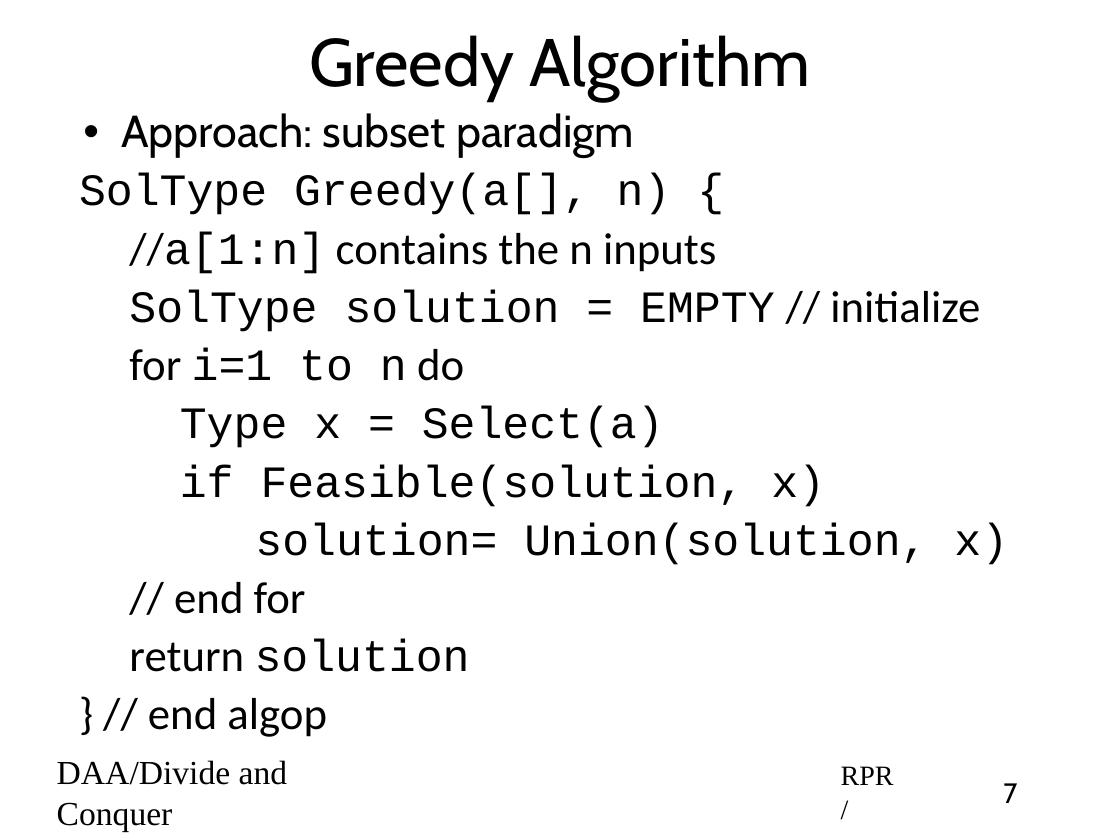
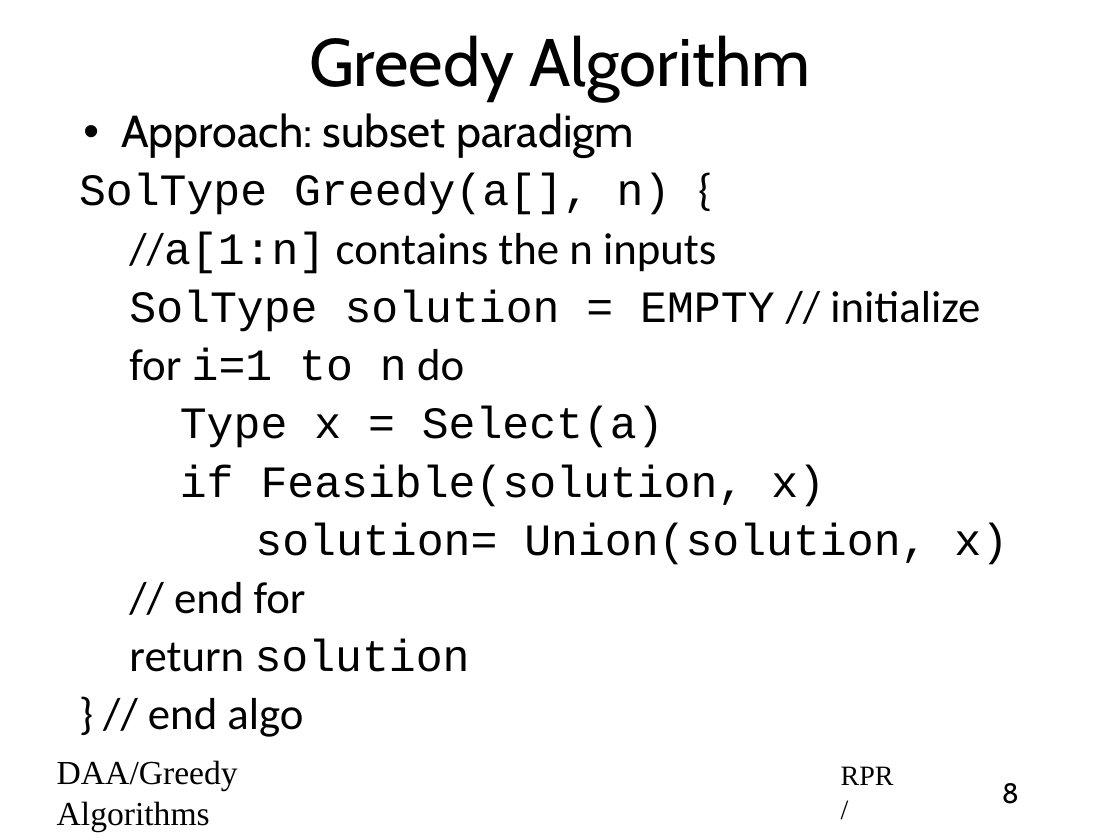
Before and after one commit to rprustagi/2019-17CS43-DAA, a slide deck: slide 8 of Slides-RPR/2019-H1-DAA-L21-Greedy-Algo-overview.pptx (slide 7 before the commit). Drawn at 1120x840 pixels with LibreOffice and Linux fonts; fonts in the diff are those of the drawing. Boxes give left, top, right and bottom in pixels: in the first picture for what was removed or moved away, otherwise in the second. Text is boxed around its words. In the diff, an @@ line names an element or a change of style, - is before the commit and + after.

Commit message:
Typo Error corrections in existing slides

```diff
--- a/Slides-RPR/2019-H1-DAA-L21-Greedy-Algo-overview.pptx
+++ b/Slides-RPR/2019-H1-DAA-L21-Greedy-Algo-overview.pptx
@@ text at (148, 698, 303, 737): text changed @@
-} // end algop
+} // end algo
@@ text at (57, 760, 238, 831): text changed @@
-DAA/Divide and Conquer
+DAA/Greedy Algorithms
@@ page number at (1002, 783, 1019, 804): text changed @@
-7
+8
```
Also in this commit, not shown: 15 other slides changed, 1 slide added, 1 slide removed, 12 other files.
